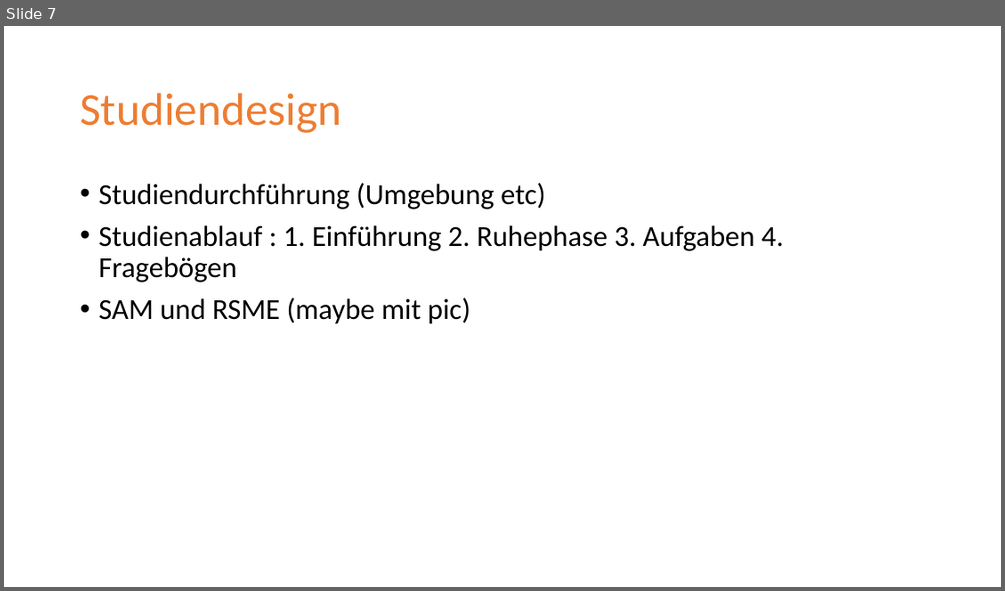
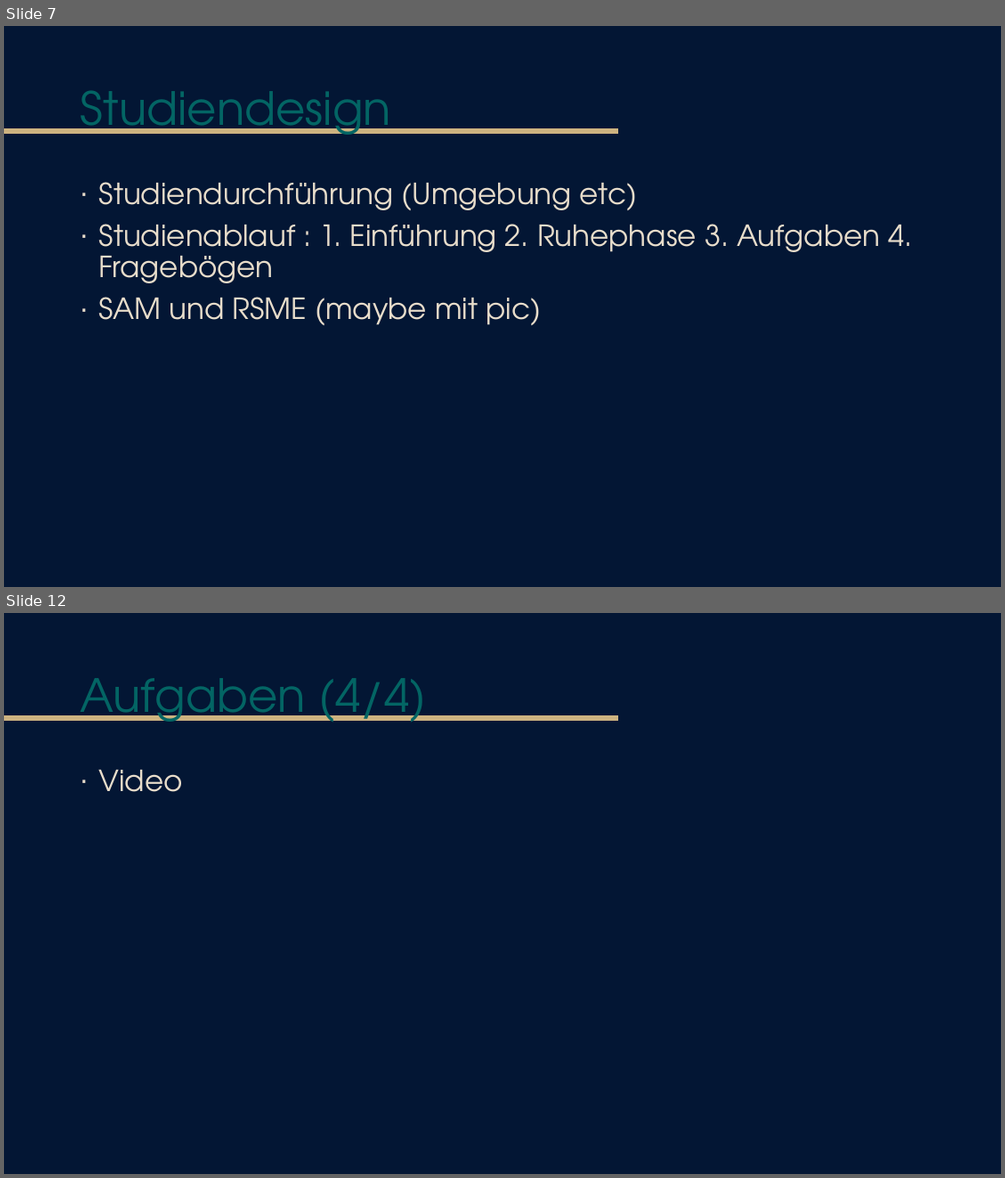
Before and after one commit to tlahmann/mci-af, a slide deck: presentation/Resync Studie.pptx. Shown one above the other, each under a label of ours: slide 7 before the commit, slides 7 and 12 after it; the slides between them are not shown. The pictures are 1005x591 and 1005x1178 pixels, drawn with LibreOffice and Linux fonts; fonts in the diff are those of the drawing. Boxes give left, top, right and bottom in pixels: in the first picture for what was removed or moved away, otherwise in the second. Text is boxed around its words. In the diff, an @@ line names an element or a change of style, - is before the commit and + after.

Commit message:
Fiddle with the design

```diff
--- a/presentation/Resync Studie.pptx
+++ b/presentation/Resync Studie.pptx
@@ slide 12 added at bbox=[4, 613, 1001, 1174], background #031634; not listed: 1 template element that a slide beside it also shows @@
@@ title added at bbox=[80, 678, 426, 722], 44 pt, text #036564 @@
+Aufgaben (4/4)
@@ text added at bbox=[98, 770, 182, 792], 28 pt, text #E8DDCB @@
+∙ Video
@@ slide 7 changed as well @@
@@ background #FFFFFF to #031634 @@
@@ title "Studiendesign" at bbox=[80, 90, 391, 135]: font Calibri to TeX Gyre Adventor, text colour #ED7D31 to #036564 @@
@@ line added from (4, 131) to (618, 131), #CDB380 4.5 pt @@
@@ text "Studiendurchführung (Umgebung etc)" at bbox=[98, 182, 913, 325]: font Calibri to TeX Gyre Adventor, text colour #000000 to #E8DDCB; bullet • to ∙ @@
```
Also in this commit, not shown: 11 other slides changed, 2 other slides added, 4 slides removed.
